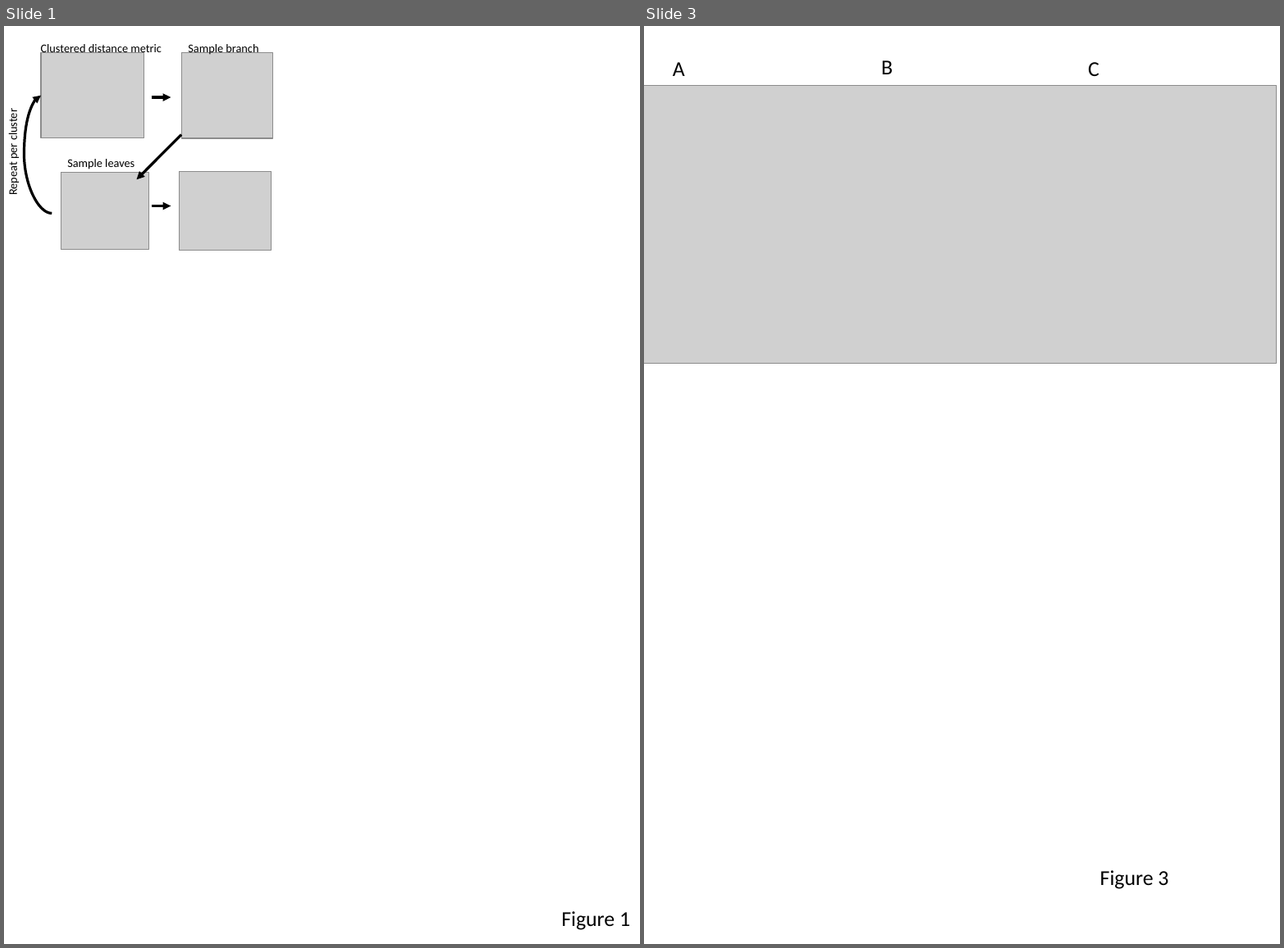
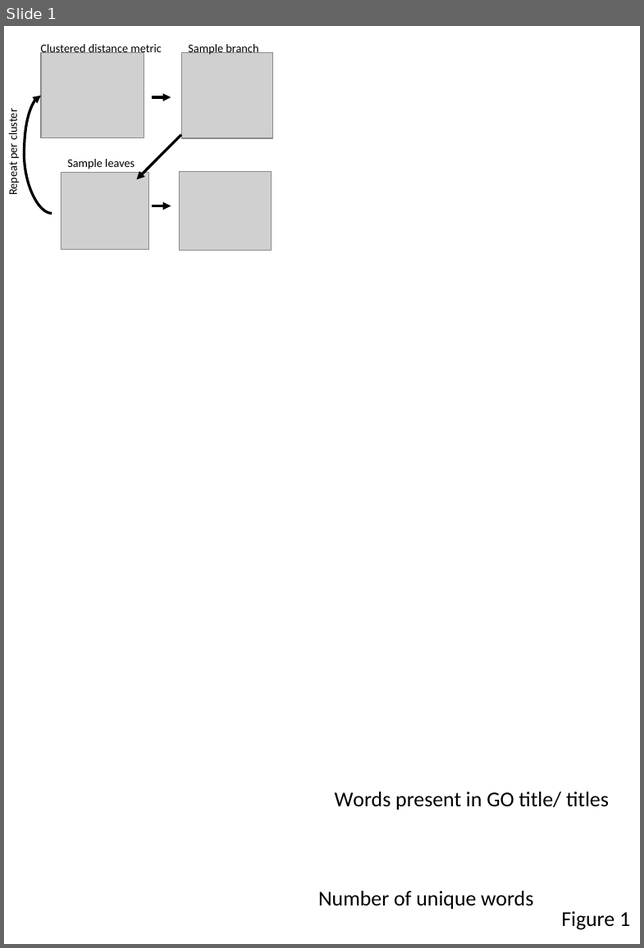
Before and after one commit to leonidaslundell/Ontology-Descent, a slide deck: ClusteringAlgoDevelopment/Figures V1.pptx. Shown side by side, each under a label of ours: slides 1 and 3 before the commit, slide 1 after it; the slides between them are not shown. The pictures are 1284x948 and 644x948 pixels, drawn with LibreOffice and Linux fonts; fonts in the diff are those of the drawing; grey boxes stand for pictures; background and template pictures are left out. Boxes give left, top, right and bottom in pixels: in the first picture for what was removed or moved away, otherwise in the second. Text is boxed around its words. In the diff, an @@ line names an element or a change of style, - is before the commit and + after.

```diff
--- a/ClusteringAlgoDevelopment/Figures V1.pptx
+++ b/ClusteringAlgoDevelopment/Figures V1.pptx
@@ slide 3 removed at box(644, 26, 1280, 944), background #FFFFFF @@
@@ text removed at box(673, 62, 685, 76) @@
-A
@@ text removed at box(881, 60, 892, 74) @@
-B
@@ text removed at box(1088, 62, 1099, 76) @@
-C
@@ picture removed at box(644, 85, 1276, 363) @@
@@ text removed at box(1100, 871, 1168, 889) @@
-Figure 3
@@ slide 1 changed as well @@
@@ text added at box(334, 792, 608, 810), 18 pt, text #000000 @@
+Words present in GO title/ titles
@@ text added at box(318, 891, 533, 909), 18 pt, text #000000 @@
+Number of unique words
```
Also in this commit, not shown: 1 other slide changed, 2 slides added, 1 other slide removed, 59 other files.
